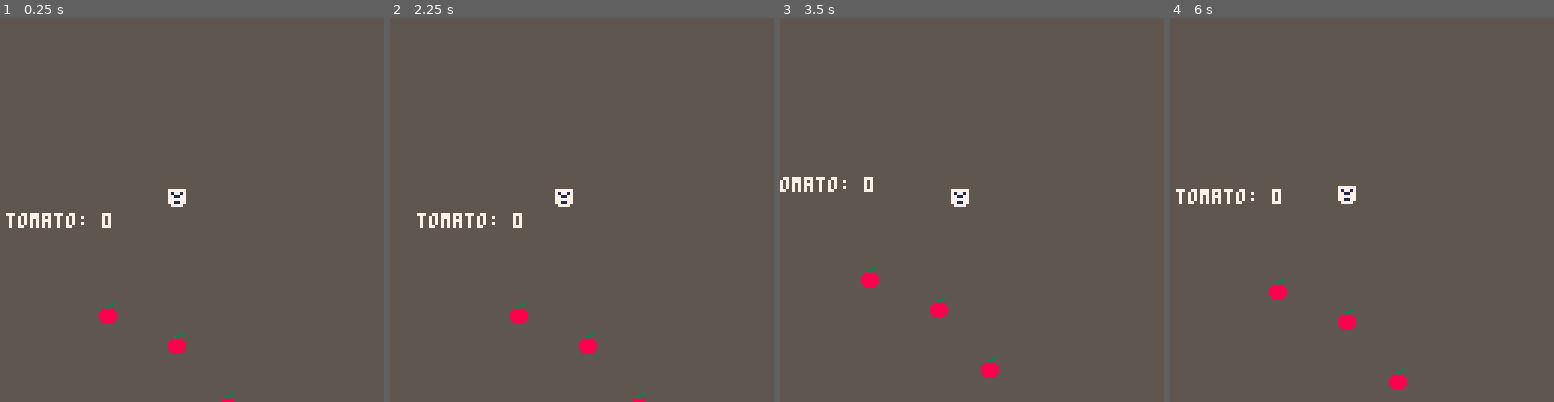
Above: before the commit, frames 1-4 (left to right).
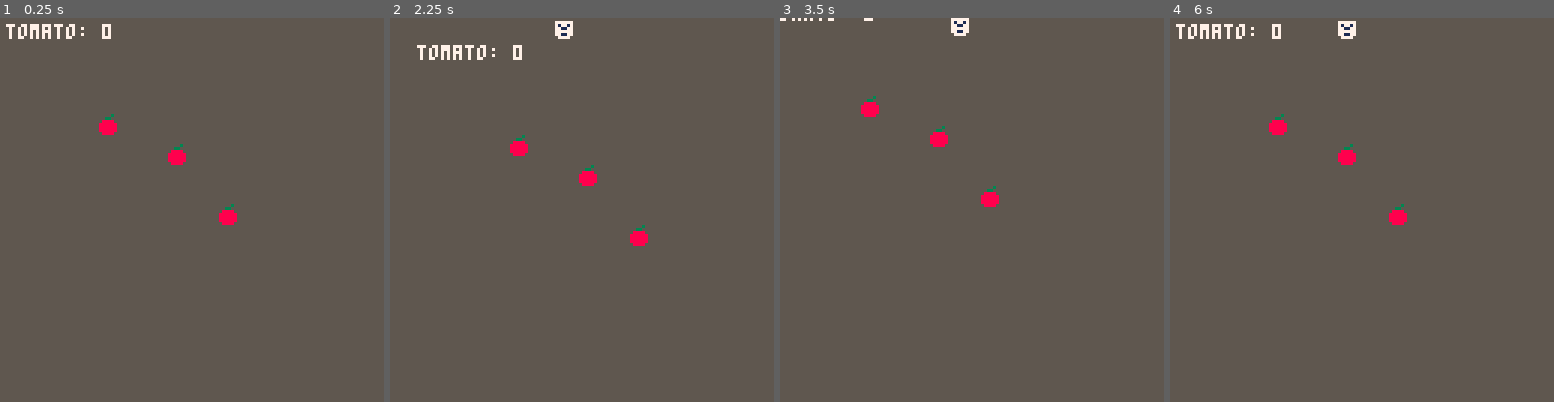
Above: after the commit, the same moments.

Repository: JohnErnestBonanno/pico8
Game: PICO-8 cartridge pickup.p8
Same seed, same stepped clock (60 frames per second), same inputs: the game is played once before the commit and once after it.
Inputs:
- Up to frame 1 (0.25 s): no input
- Up to frame 2 (2.25 s): hold Left from 1.97 s (still down)
- Up to frame 3 (3.5 s): release Left at 2.37 s; hold Down 2.42-2.82 s; hold Right from 2.87 s (still down)
- Up to frame 4 (6 s): release Right at 3.53 s; hold Up 3.58-4.08 s; hold Right 4.13-4.53 s; hold Down 4.58-5.08 s; hold Left 5.13-5.8 s; hold Up from 5.85 s (still down)

The runs differ from the first frame. In frame 1, 2.0% of the frame differs, in the area x 1-62%, y 1-100%; in frame 2, 2.2%; in frame 3, 1.9%; in frame 4, 2.4%, in the area x 1-62%, y 0-97%.

Commit message:
Store camera coordinates in variables

Diff:
--- a/pickup.p8
+++ b/pickup.p8
@@ -64,7 +64,10 @@
 --dynamic camera--
 
 function dcam()
-	camera(plr.x+8-63,plr.y+8-63)
+	cx=plr.x+8-63
+	cy=plr.x+8-63
+
+	camera(cx,cy)
 end
 __gfx__
 00000000000000000000000000000000000003000000000033333333000000000000000000000000000000000000000000000000000000000000000000000000
